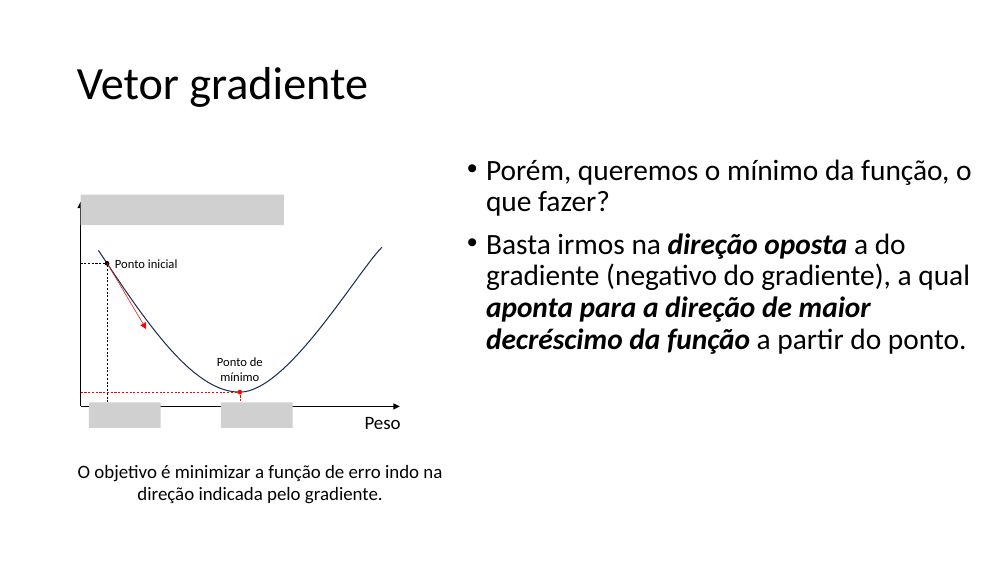
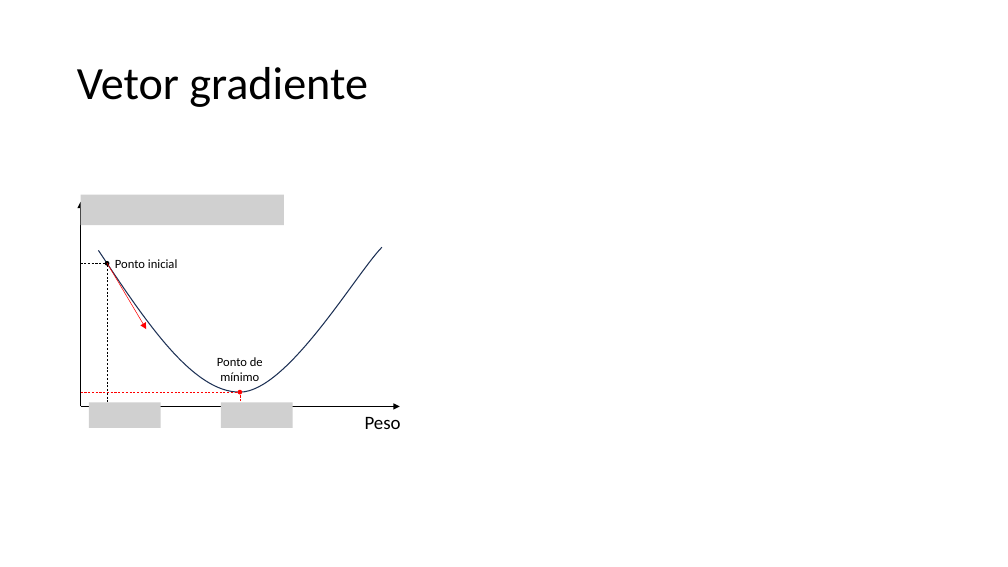
Before and after one commit to zz4fap/tp557-iot-ml, a slide deck: slide 9 of slides/TP557_6_Minimizando_o_erro.pptx. Drawn at 1008x567 pixels with LibreOffice and Linux fonts; fonts in the diff are those of the drawing; grey boxes stand for pictures. Boxes give left, top, right and bottom in pixels: in the first picture for what was removed or moved away, otherwise in the second. Text is boxed around its words. In the diff, an @@ line names an element or a change of style, - is before the commit and + after.

```diff
--- a/slides/TP557_6_Minimizando_o_erro.pptx
+++ b/slides/TP557_6_Minimizando_o_erro.pptx
@@ text removed at (x1=486, y1=159, x2=971, y2=354) @@
-• Porém, queremos o mínimo da função, o que fazer?
-• Basta irmos na direção oposta a do gradiente (negativo do gradiente), a qual aponta para a direção de maior decréscimo da função a partir do ponto.
@@ text removed at (x1=78, y1=465, x2=442, y2=504) @@
-O objetivo é minimizar a função de erro indo na direção indicada pelo gradiente.
```
Also in this commit, not shown: 5 other slides changed, 3 slides added.
